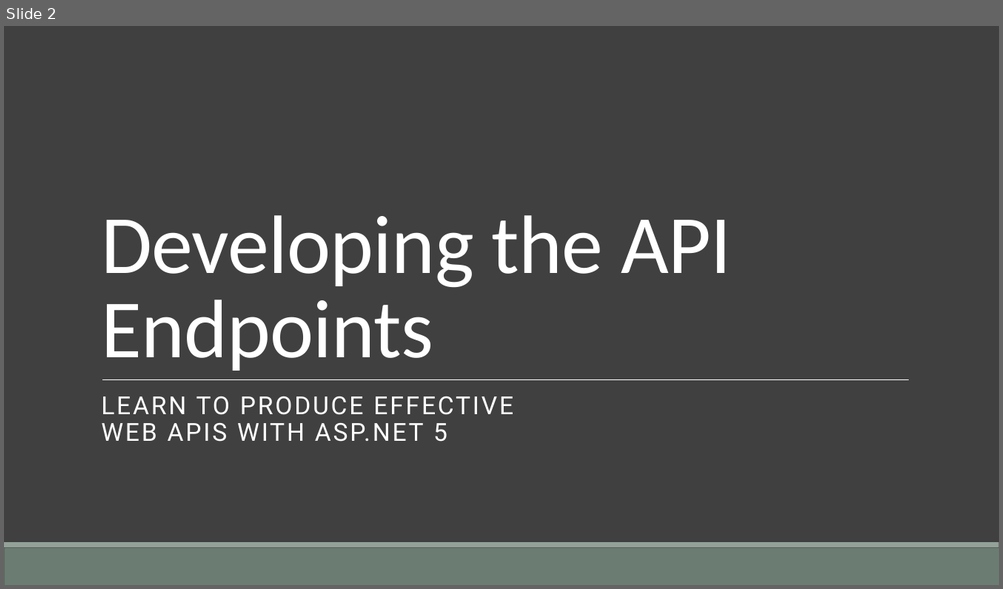
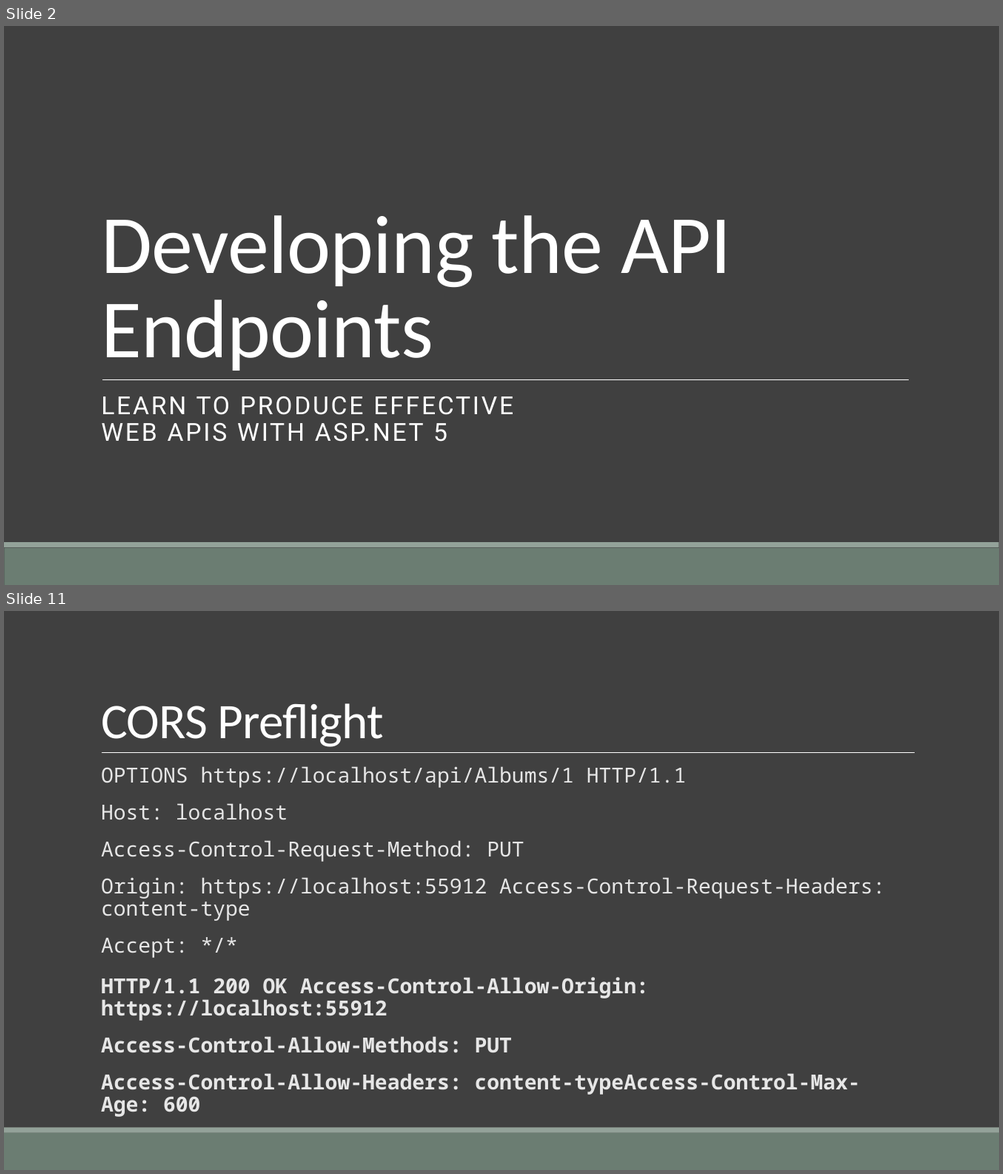
Before and after one commit to cwoodruff/aspnet-5-web-api-workshop, a slide deck: module-1/01-06 Developing the API Endpoints/01-06 Developing the Web API endpoints.pptx. Shown one above the other, each under a label of ours: slide 2 before the commit, slides 2 and 11 after it; the slides between them are not shown. The pictures are 1003x589 and 1003x1174 pixels, drawn with LibreOffice and Linux fonts; fonts in the diff are those of the drawing; background and template pictures are left out. Boxes give left, top, right and bottom in pixels: in the first picture for what was removed or moved away, otherwise in the second. Text is boxed around its words. In the diff, an @@ line names an element or a change of style, - is before the commit and + after.

```diff
--- a/module-1/01-06 Developing the API Endpoints/01-06 Developing the Web API endpoints.pptx
+++ b/module-1/01-06 Developing the API Endpoints/01-06 Developing the Web API endpoints.pptx
@@ slide 11 added at (x1=4, y1=611, x2=999, y2=1170), background #404040; not listed: 2 template elements that a slide beside it also shows @@
@@ title added at (x1=101, y1=703, x2=384, y2=747), 48 pt, text #FFFFFF @@
+CORS Preflight
@@ line added from (102, 753) to (915, 753), #FFFFFF 0.5 pt @@
@@ text added at (x1=101, y1=766, x2=885, y2=958), 20 pt, text #E6E6E6 @@
+  OPTIONS https://localhost/api/Albums/1 HTTP/1.1
+  Host: localhost
+  Access-Control-Request-Method: PUT
+  Origin: https://localhost:55912 Access-Control-Request-Headers: content-type
+  Accept: */*
@@ text added at (x1=101, y1=977, x2=860, y2=1095), 20 pt, text #E6E6E6, bold @@
+  HTTP/1.1 200 OK Access-Control-Allow-Origin: https://localhost:55912
+  Access-Control-Allow-Methods: PUT
+  Access-Control-Allow-Headers: content-typeAccess-Control-Max-Age: 600
```
Also in this commit, not shown: 12 other slides added, 6 other files.
